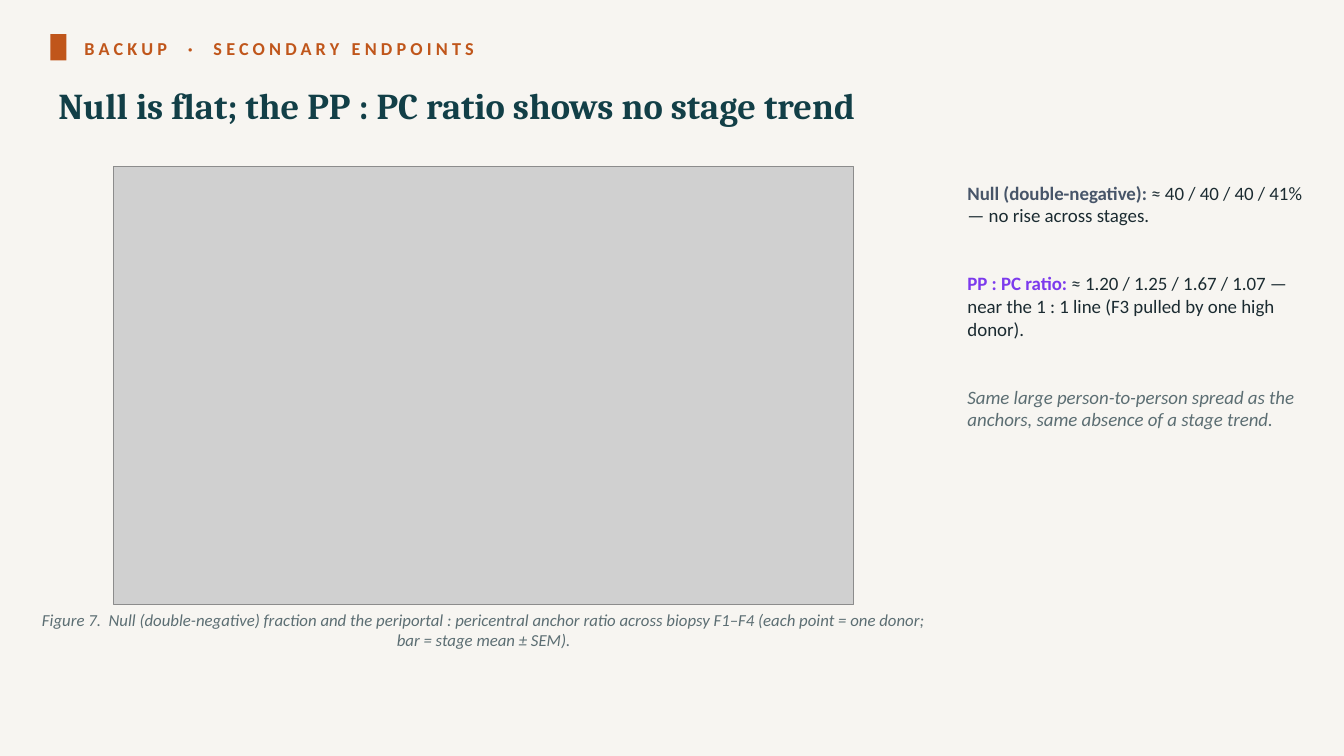
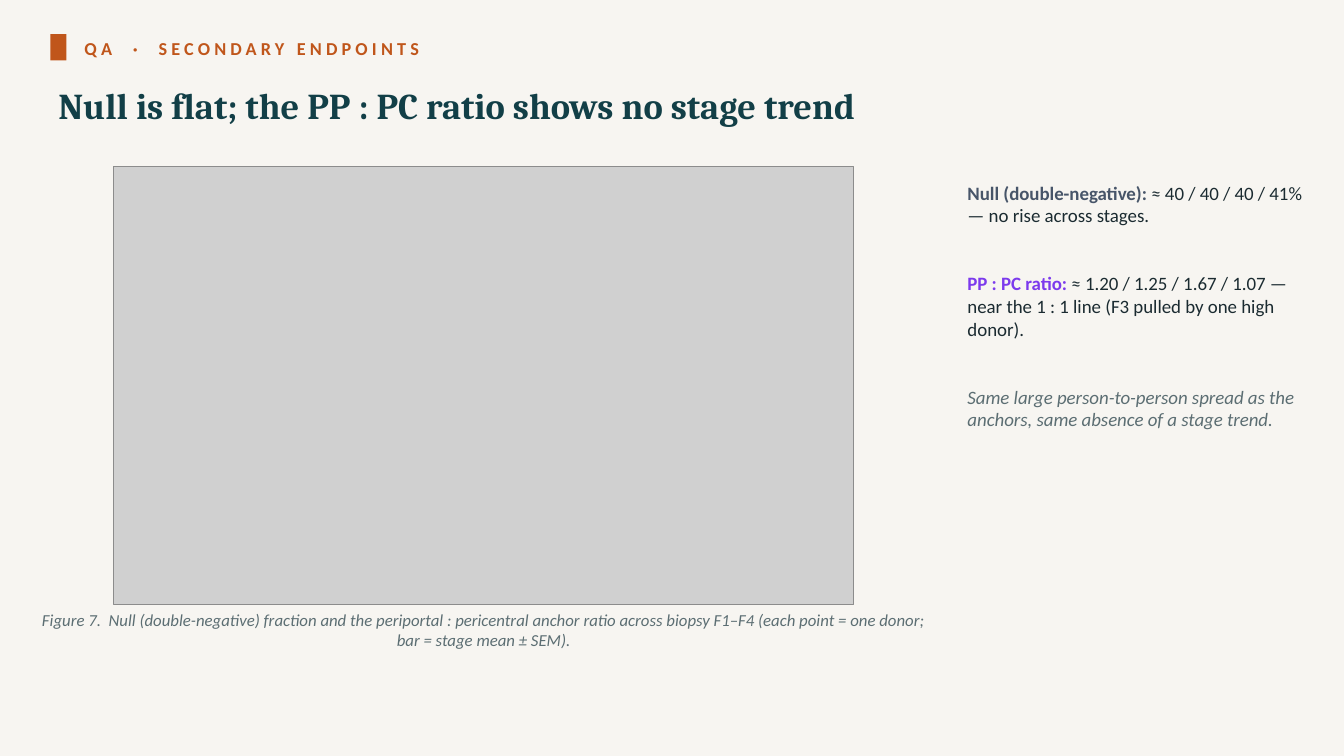
Before and after one commit to roeetekoah/liver-zonation, a slide deck: slide 21 of presentation/MASLD_stages_computational_analysis_roee_shira.pptx (slide 20 before the commit). Drawn at 1344x756 pixels with LibreOffice and Linux fonts; fonts in the diff are those of the drawing; grey boxes stand for pictures. Boxes give left, top, right and bottom in pixels: in the first picture for what was removed or moved away, otherwise in the second. Text is boxed around its words. In the diff, an @@ line names an element or a change of style, - is before the commit and + after.

```diff
--- a/presentation/MASLD_stages_computational_analysis_roee_shira.pptx
+++ b/presentation/MASLD_stages_computational_analysis_roee_shira.pptx
@@ text at <box>84,43,419,58</box>: text changed @@
-BACKUP · SECONDARY ENDPOINTS
+QA · SECONDARY ENDPOINTS
```
Also in this commit, not shown: 13 other slides changed, 1 slide added, 5 other files.
